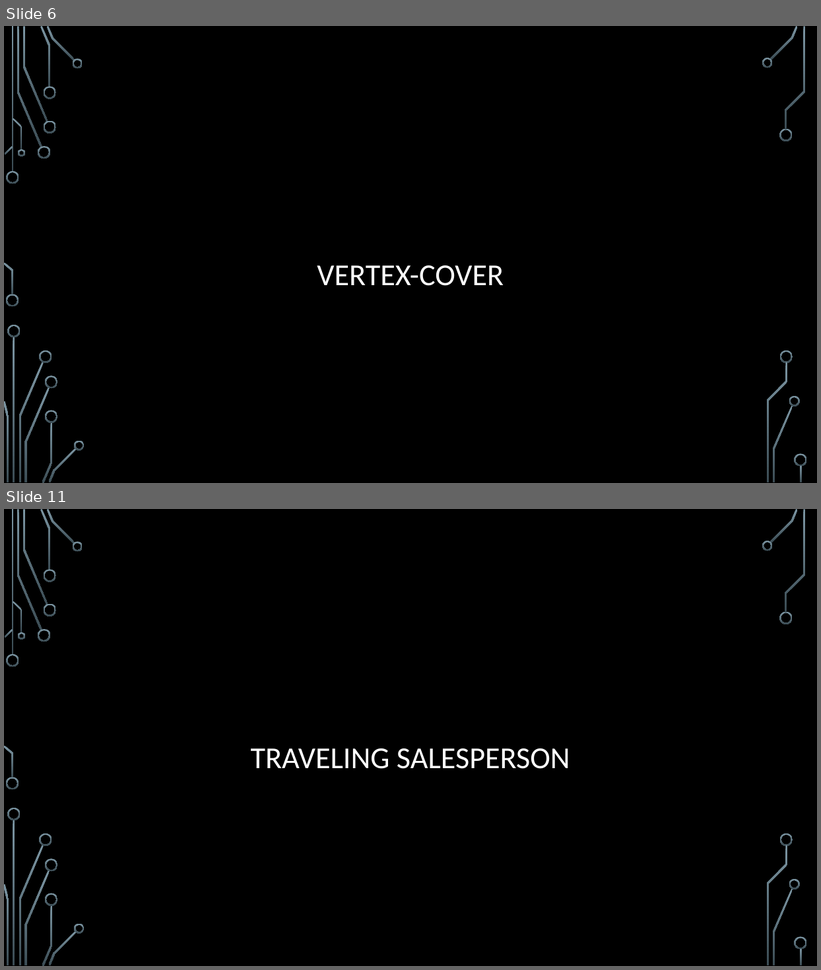
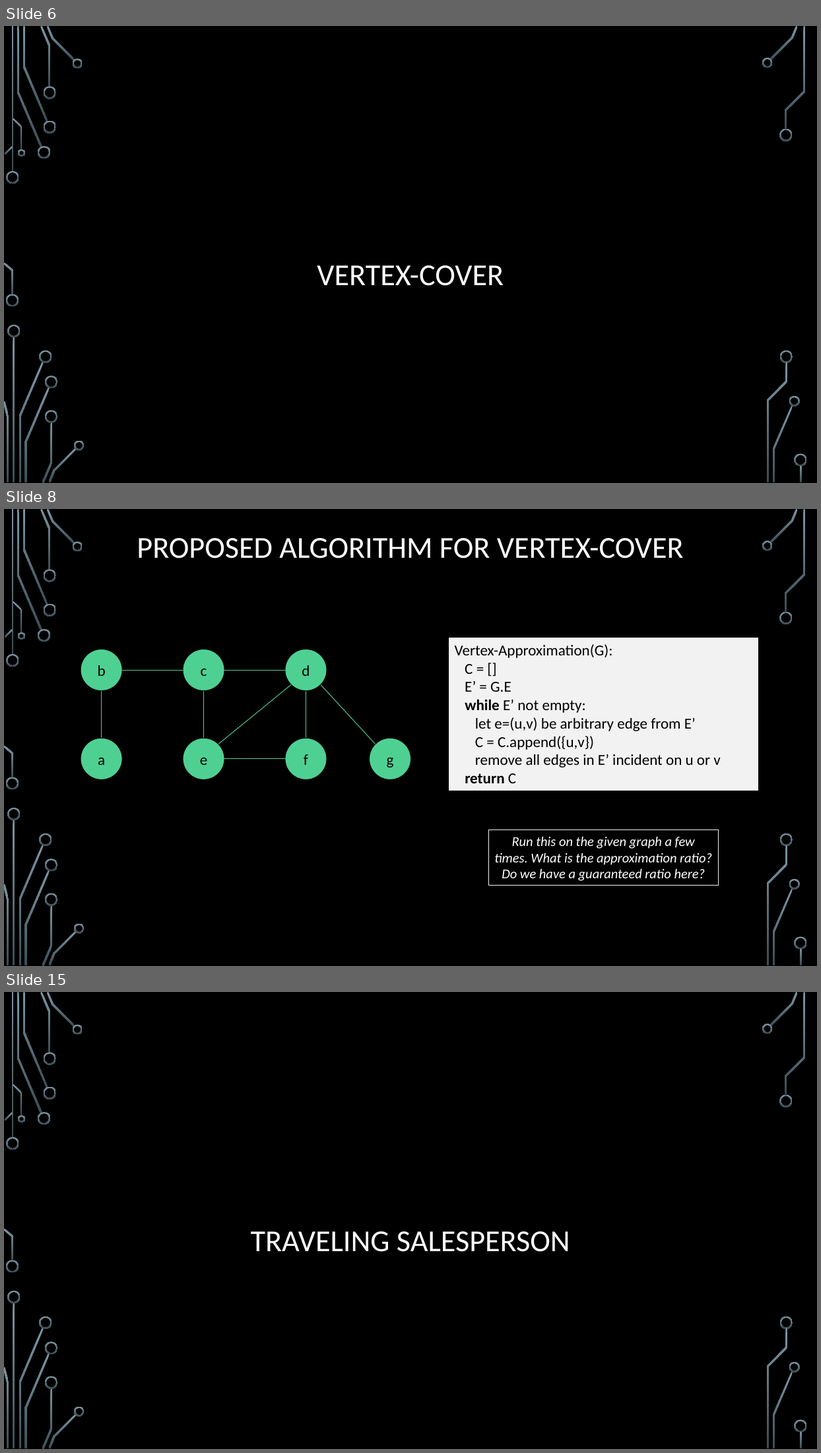
Before and after one commit to janiceeguo/advAlgo, a slide deck: slides/Approx-01-Intro.pptx. Shown one above the other, each under a label of ours: slides 6 and 11 before the commit, slides 6, 8 and 15 after it; the slides between them are not shown. The pictures are 821x970 and 821x1453 pixels, drawn with LibreOffice and Linux fonts; fonts in the diff are those of the drawing; background and template pictures are left out. Boxes give left, top, right and bottom in pixels: in the first picture for what was removed or moved away, otherwise in the second. Text is boxed around its words. In the diff, an @@ line names an element or a change of style, - is before the commit and + after.

```diff
--- a/slides/Approx-01-Intro.pptx
+++ b/slides/Approx-01-Intro.pptx
@@ slide 8 added at [4,509,817,966], background picture (left out); not listed: 36 template elements that a slide beside it also shows @@
@@ title added at [137,538,684,559], 36 pt, text #FFFFFF @@
+PROPOSED ALGORITHM FOR VERTEX-COVER
@@ rectangle added at [449,638,758,791], fill #F2F2F2, outline #000000 0.75 pt, 18 pt, text #000000 @@
+Vertex-Approximation(G):
+C = []
+E’ = G.E
+while E’ not empty:
+let e=(u,v) be arbitrary edge from E’
+C = C.append({u,v})
+remove all edges in E’ incident on u or v
+return C
@@ group added at [81,650,411,780]: 8 lines, 7 ellipses @@
+b
+a
+c
+e
+d
+f
+g
@@ rectangle added at [488,830,718,886], outline #F2F2F2 0.75 pt, 16 pt, text #FFFFFF, italic @@
+Run this on the given graph a few times. What is the approximation ratio? Do we have a guaranteed ratio here?
@@ what was slide 11 is now slide 15 @@
```
Also in this commit, not shown: 9 other slides added, 6 slides removed, 2 other files.
